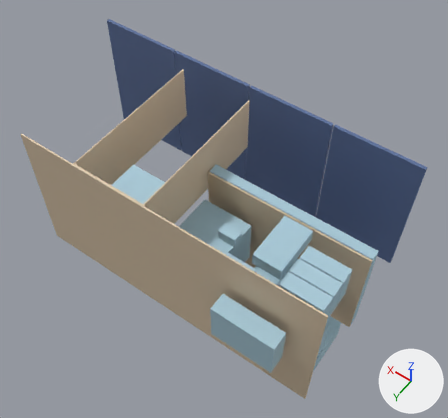
An edit to the glTF model entregas/integrado_maxeon1560/integracao/A_fixa.glb, drawn before and after from the same camera.
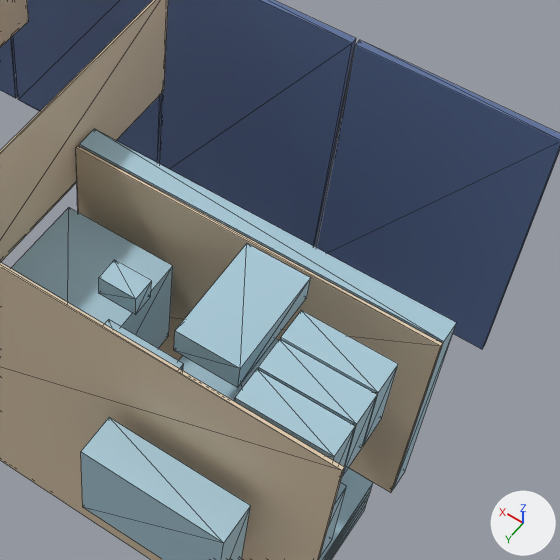
Each version is shown whole from a 50 mm lens placed at (-0.73, 2.51, 5.48), pointed at (1.79, -1.02, -0.06), then close up on the part from 39% to 95% of the width and 25% to 85% of the height. The axes (+X, +Y, +Z) are drawn at lower right. The lights are the same throughout. The last two pictures show the newer version. The close-ups show mesh edges as thin lines.

In view in the first close-up: 'FVfixo__27_MAXEON_1', 'FVfixo__28_MAXEON_2', 'FVfixo__29_MAXEON_3', 'equipamento__12_US5000_1', 'equipamento__13_US5000_2', 'equipamento__15_lava_seca', 'equipamento__17_cama_colchao', 'equipamento__5_inversor', 'equipamento__7_tanque_cinza', 'madeira__18_piso', 'madeira__20_parede_banho', 'madeira__26_estrado' and 11 more.
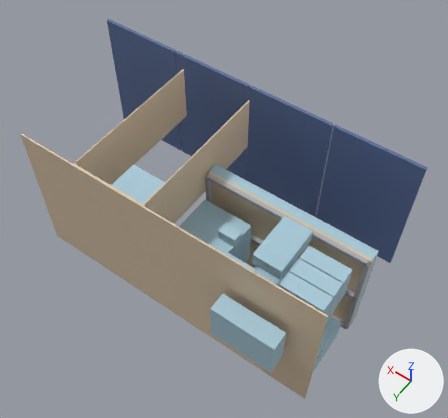
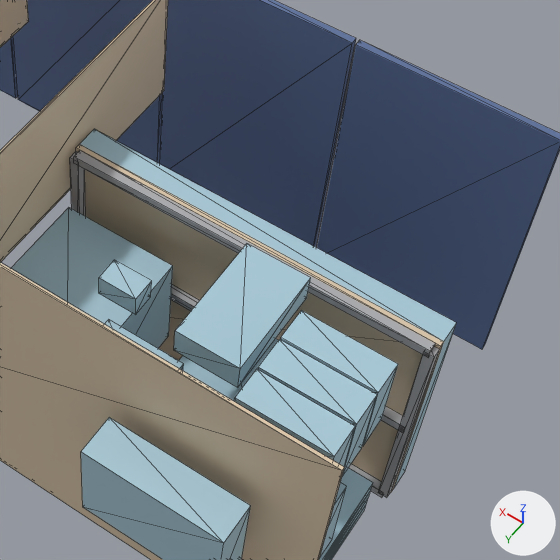
Location of each change, [x1, y1, x2, y2] in pixels of the close-ups (560 x 560 px):
'madeira__26_estrado', moved
    before: [76, 146, 443, 492]
    after: [76, 144, 444, 492]
'aco__33_longarina_cama_2', added
    after: [74, 151, 435, 357]
'aco__34_travessa_cama_0', added
    after: [378, 347, 440, 497]
'aco__35_travessa_cama_1', added
    after: [70, 152, 86, 217]
'aco__32_longarina_cama_1', added (mostly hidden)
    after: [171, 285, 404, 433]
'aco__31_longarina_cama_0', added
    after: [348, 464, 383, 497]

What changed in the scene script:
```text
Add mat_material_3:
    mat_material_3 = principled_material('Material_3')
    mat_material_3.base_color = (0.431, 0.431, 0.451)  # grey #afafb3
    mat_material_3.metallic = 0.15
    mat_material_3.roughness = 0.65
Change me_26_estrado:
    used by ob_madeira__26_estrado; location = (0.0, 0.0, 0.0)
    remove me_26_estrado.from_pydata(...)  # 8 vertices, 12 faces; spans x 0.02..1.97, y -1.0..-0.98, z -0.88..0.47
    add me_26_estrado.from_pydata(...)  # 8 vertices, 12 faces; spans x 0.02..1.97, y -1.01..-0.98, z -0.88..0.47
    me_26_estrado part 1: the whole mesh is moved by (0.0, -0.01, 0.0)
Add me_35_travessa_cama_1:
    me_35_travessa_cama_1.from_pydata(...)  # a box spanning x 1.92..1.97, y -0.98..-0.93, z -0.852..0.448
    me_35_travessa_cama_1.materials.append(mat_material_3)  # grey #afafb3
Add me_34_travessa_cama_0:
    me_34_travessa_cama_0.from_pydata(...)  # a box spanning x 0.02..0.07, y -0.98..-0.93, z -0.852..0.448
    me_34_travessa_cama_0.materials.append(mat_material_3)  # grey #afafb3
Add me_33_longarina_cama_2:
    me_33_longarina_cama_2.from_pydata(...)  # a box spanning x 0.04..1.94, y -0.98..-0.93, z 0.42..0.47
    me_33_longarina_cama_2.materials.append(mat_material_3)  # grey #afafb3
Add me_32_longarina_cama_1:
    me_32_longarina_cama_1.from_pydata(...)  # a box spanning x 0.04..1.94, y -0.98..-0.93, z -0.23..-0.18
    me_32_longarina_cama_1.materials.append(mat_material_3)  # grey #afafb3
Add me_31_longarina_cama_0:
    me_31_longarina_cama_0.from_pydata(...)  # a box spanning x 0.04..1.94, y -0.98..-0.93, z -0.88..-0.83
    me_31_longarina_cama_0.materials.append(mat_material_3)  # grey #afafb3
Add ob_aco__35_travessa_cama_1:
    ob_aco__35_travessa_cama_1 = bpy.data.objects.new('aco__35_travessa_cama_1', me_35_travessa_cama_1)
    ob_aco__35_travessa_cama_1.location = (0.0, 0.0, 0.0)
Add ob_aco__34_travessa_cama_0:
    ob_aco__34_travessa_cama_0 = bpy.data.objects.new('aco__34_travessa_cama_0', me_34_travessa_cama_0)
    ob_aco__34_travessa_cama_0.location = (0.0, 0.0, 0.0)
Add ob_aco__33_longarina_cama_2:
    ob_aco__33_longarina_cama_2 = bpy.data.objects.new('aco__33_longarina_cama_2', me_33_longarina_cama_2)
    ob_aco__33_longarina_cama_2.location = (0.0, 0.0, 0.0)
Add ob_aco__32_longarina_cama_1:
    ob_aco__32_longarina_cama_1 = bpy.data.objects.new('aco__32_longarina_cama_1', me_32_longarina_cama_1)
    ob_aco__32_longarina_cama_1.location = (0.0, 0.0, 0.0)
Add ob_aco__31_longarina_cama_0:
    ob_aco__31_longarina_cama_0 = bpy.data.objects.new('aco__31_longarina_cama_0', me_31_longarina_cama_0)
    ob_aco__31_longarina_cama_0.location = (0.0, 0.0, 0.0)
```
